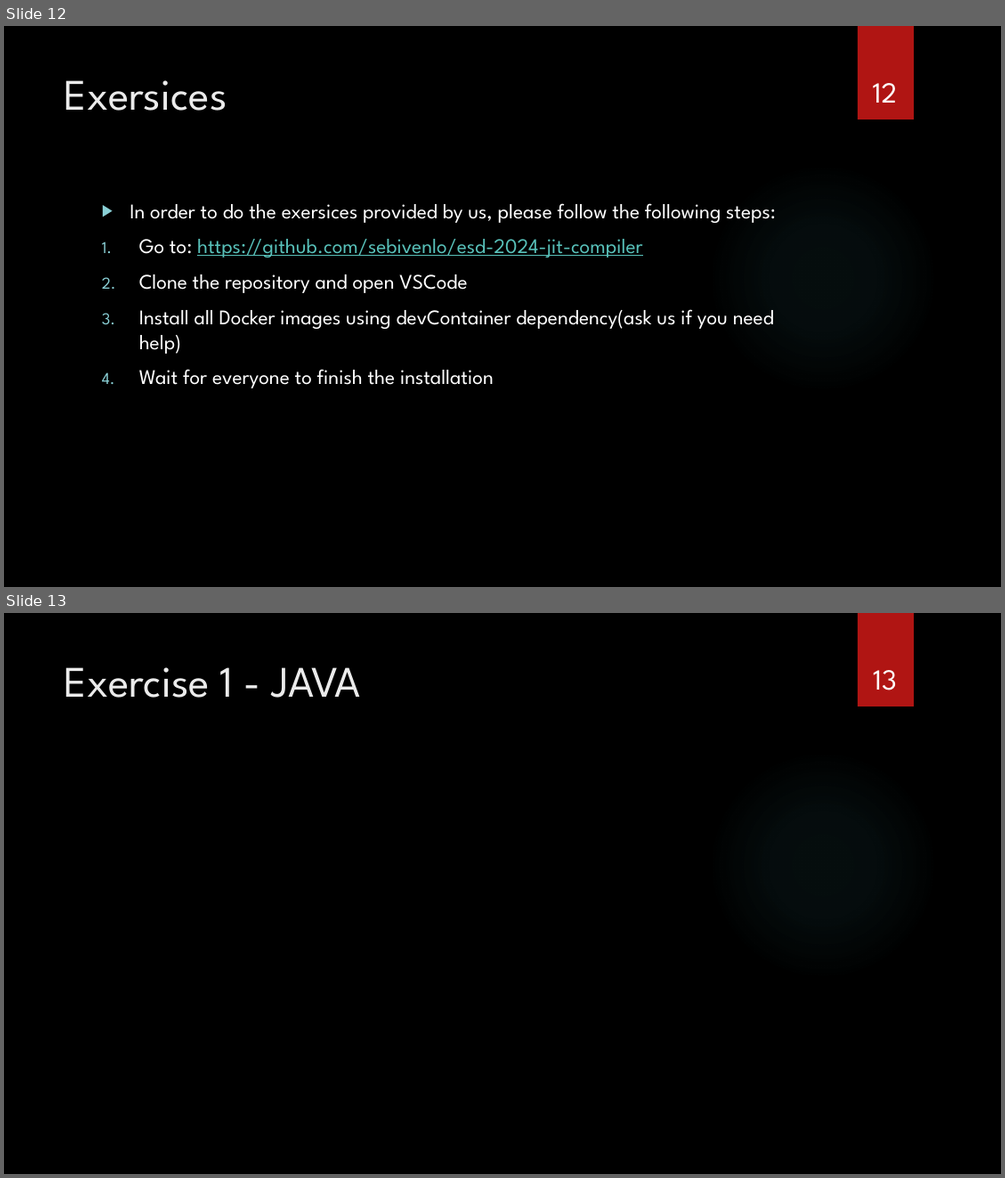
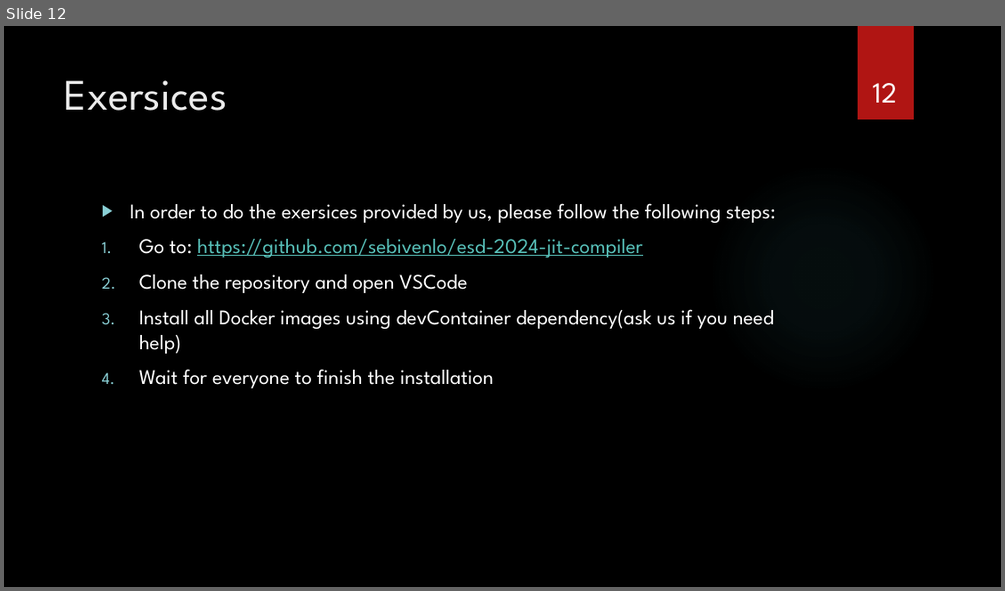
Before and after one commit to sebivenlo/esd-2024-jit-compiler, a slide deck: documents/presentation/presentation jit compiler.pptx. Shown one above the other, each under a label of ours: slides 12 and 13 before the commit, slide 12 after it. The pictures are 1005x1178 and 1005x591 pixels, drawn with LibreOffice and Linux fonts; fonts in the diff are those of the drawing; background and template pictures are left out. Boxes give left, top, right and bottom in pixels: in the first picture for what was removed or moved away, otherwise in the second. Text is boxed around its words. In the diff, an @@ line names an element or a change of style, - is before the commit and + after.

```diff
--- a/documents/presentation/presentation jit compiler.pptx
+++ b/documents/presentation/presentation jit compiler.pptx
@@ slide 13 removed at (4,613,1001,1174), background picture (left out); not listed: 2 template elements that a slide beside it also shows @@
@@ title removed at (65,667,361,698) @@
-Exercise 1 - JAVA
@@ page number removed at (873,670,897,690) @@
-13
```
Also in this commit, not shown: 3 slides changed, 1 slide added, 3 other slides removed, 1 other file.
